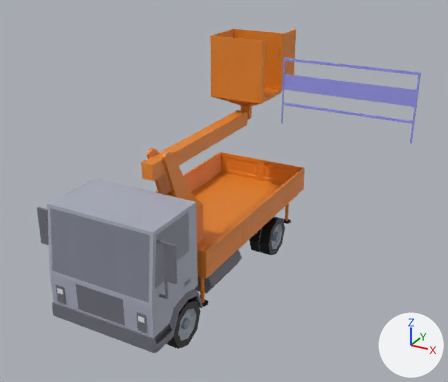
An edit to the Blender file Materials/TruckSkyLiftFootBridge.blend, drawn before and after from the same camera.
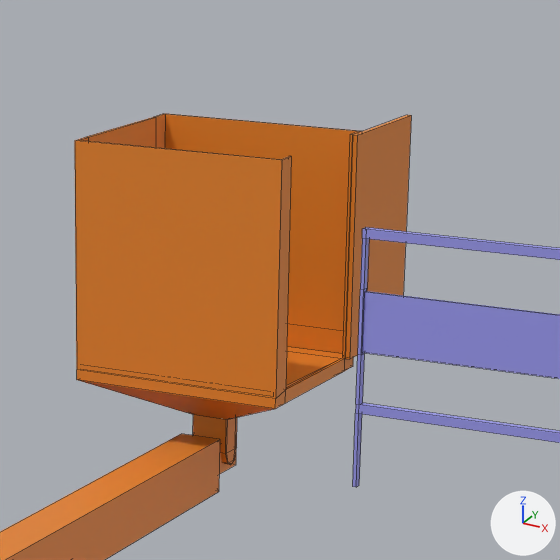
Each version is shown whole from a 50 mm camera at (6.51, -7.19, 7.53) aimed at (0.95, 2.91, 2.48), then close up on the part from 43% to 75% of the width and 0% to 37% of the height. The axes (+X, +Y, +Z) are drawn at lower right. The lights are the same throughout. The close-ups show mesh edges as thin lines.

In view in the first close-up: 'FootbridgeFence', 'TruckSkylift.002', 'TruckSkylift.003', 'TruckSkylift.Footstep'.
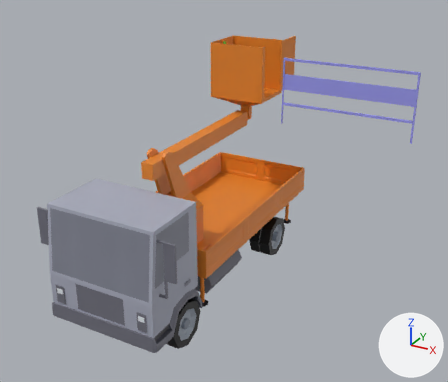
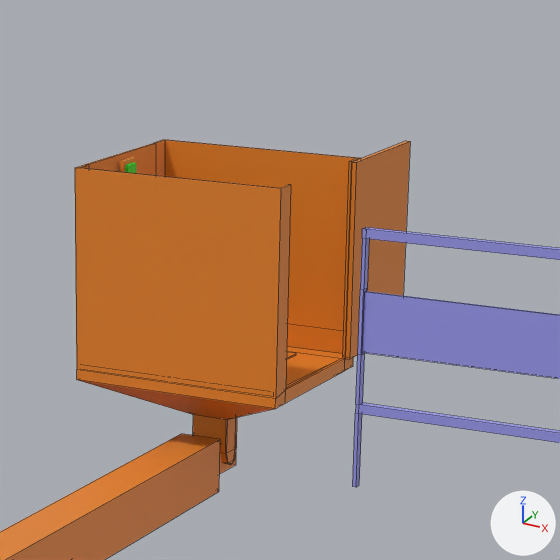
What the commit changed:
me_cube_008 has 88 vertices, 84 faces and spans x -0.66..0.69, y -0.55..1.22, z -0.95..1.01.
me_cube_008 is used by ob_truckskylift_002; location (0.0, 5.741, 4.086).
me_cube_008 part 1: all 20 vertices in x -0.66..0.69, y -0.55..1.22, z 1.01 are moved by (0.0, 0.0, -0.16).

Changed parts and their boxes [x1, y1, x2, y2] in the close-ups (560 x 560 px; the box of a moved part takes in the faces that stretch with it):
'TruckSkylift.002', reshaped (7% shorter): before [75, 114, 411, 465]; after [75, 140, 410, 465]
part 1 of me_cube_008, moved or reshaped: before [75, 114, 411, 387]; after [75, 140, 410, 387]
